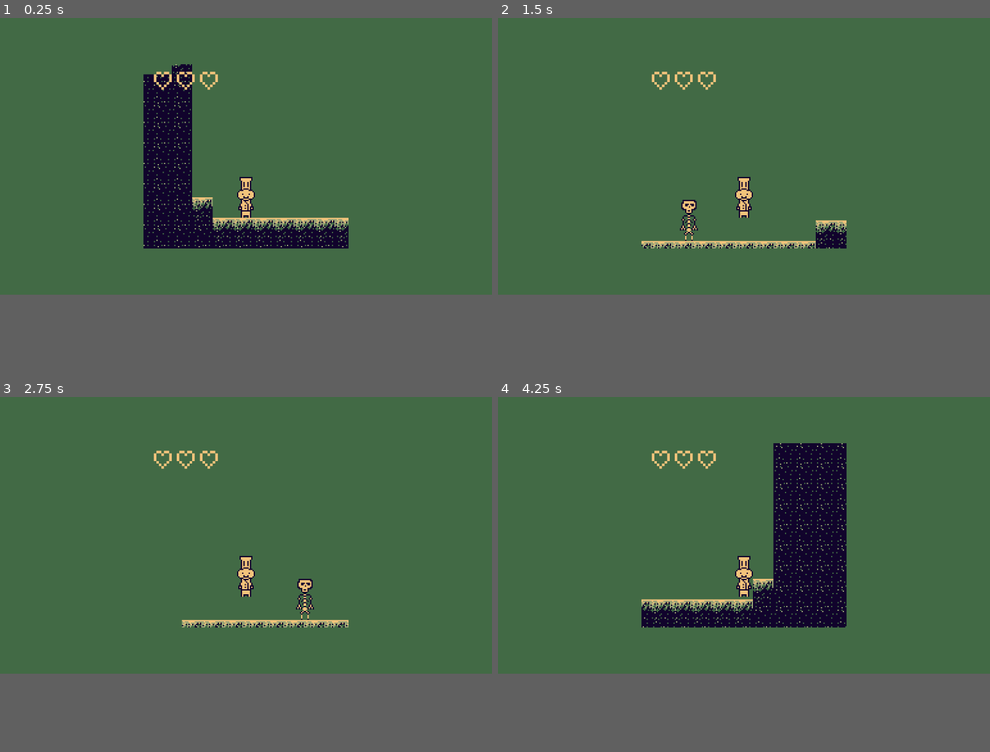
Above: before the commit, frames 1-4 (two rows, left to right).
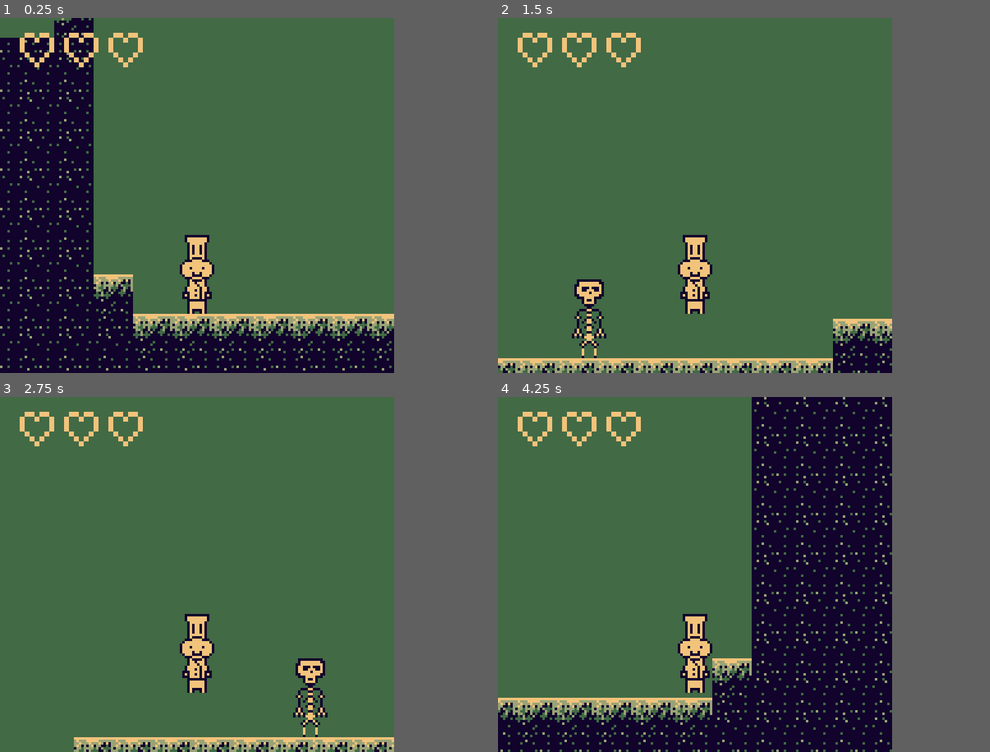
Above: after the commit, the same moments.

Repository: alexmat2on/gbjam-12
Game: Godot game, scene res://components/game/game.tscn
The game is run twice, just before and just after one commit, with the same random seed, the same clock (stepped at 60 frames per second) and the same inputs. Before the commit the project starts from res://root.tscn.
Inputs:
- Up to frame 1 (0.25 s): no input
- Up to frame 2 (1.5 s): tap Enter at 0.5 s; hold W (up) 0.53-1.28 s; hold D (right) from 0.53 s (still down); tap W (up) at 1.35 s
- Up to frame 3 (2.75 s): tap W (up) at 1.52, 1.82 s; release D (right) at 2.03 s; hold A (left) from 2.03 s (still down); hold W (up) from 2.03 s (still down)
- Up to frame 4 (4.25 s): release A (left) at 2.78 s; release W (up) at 2.78 s; hold D (right) from 2.78 s (still down); tap W (up) at 2.85, 3.02, 3.32 s; hold W (up) from 3.53 s (still down)
In our replay, the window is 799x449 before the commit and 640x576 after it. These sizes can differ from the game's own. Grey fills any space a smaller window leaves; there, only what the larger window draws over its background counts as a difference.

The runs differ from the first frame. In frame 1, 29% of the frame differs, in the area x 0-81%, y 0-100%; in frame 2, 8.4%; in frame 3, 6.2%; in frame 4, 24%.

Commit message:
fixed global viewport to avoid the need for background color and custom subviewport

Diff:
--- a/godot/components/game/GameViewportContainer.gd
+++ /dev/null
@@ -1,15 +0,0 @@
-extends SubViewportContainer
-
-const gameboy_rezz = Vector2(160, 144)
-const scale_factor = 3
-
-# Called every frame. 'delta' is the elapsed time since the previous frame.
-func _process(_delta):
-	# position the subviewport to the center of the window
-	size = gameboy_rezz
-	scale = Vector2(scale_factor, scale_factor)
-	var vp := get_viewport_rect().size
-
-	# positioning is relative to the top-left corner of the node
-	var centered := vp / 2 - (size * scale / 2)
-	set_global_position(centered)
--- a/godot/components/game/game.tscn
+++ b/godot/components/game/game.tscn
@@ -1,10 +1,12 @@
-[gd_scene load_steps=8 format=4 uid="uid://dyaci2ciwkxfh"]
+[gd_scene load_steps=10 format=4 uid="uid://dyaci2ciwkxfh"]
 
 [ext_resource type="PackedScene" uid="uid://d1cbw1acmg7nt" path="res://components/skeleton/skeleton.tscn" id="1_25xm7"]
 [ext_resource type="PackedScene" uid="uid://75n2j6mgpexf" path="res://components/player/player.tscn" id="1_jxhnh"]
 [ext_resource type="Texture2D" uid="uid://ddt0x3jt2sldy" path="res://assets/tiles.png" id="3_lhxll"]
 [ext_resource type="PackedScene" uid="uid://dqhymk434xpmh" path="res://components/ghost/ghost.tscn" id="3_tsgwt"]
 [ext_resource type="PackedScene" uid="uid://58x3fo260fua" path="res://components/zombie/zombie.tscn" id="5_kg0fl"]
+[ext_resource type="FontFile" uid="uid://dt07fim45khyb" path="res://assets/Early GameBoy.ttf" id="6_15wmi"]
+[ext_resource type="Script" path="res://healthbar.gd" id="7_uww2n"]
 
 [sub_resource type="TileSetAtlasSource" id="TileSetAtlasSource_60vbj"]
 texture = ExtResource("3_lhxll")
@@ -38,3 +40,15 @@
 
 [node name="Zombie" parent="." instance=ExtResource("5_kg0fl")]
 position = Vector2(369, -37)
+
+[node name="CanvasLayer" type="CanvasLayer" parent="."]
+
+[node name="RichTextLabel" type="RichTextLabel" parent="CanvasLayer"]
+clip_contents = false
+offset_right = 100.0
+offset_bottom = 50.0
+size_flags_horizontal = 3
+theme_override_colors/default_color = Color(0.94902, 0.764706, 0.482353, 1)
+theme_override_fonts/normal_font = ExtResource("6_15wmi")
+scroll_active = false
+script = ExtResource("7_uww2n")
--- a/godot/project.godot
+++ b/godot/project.godot
@@ -11,7 +11,7 @@
 [application]
 
 config/name="gbjam-12"
-run/main_scene="res://root.tscn"
+run/main_scene="res://components/game/game.tscn"
 config/features=PackedStringArray("4.3", "Forward Plus")
 boot_splash/image="res://assets/splash.png"
 
@@ -21,6 +21,13 @@
 RecipeUtils="*res://components/cooking/RecipeUtils.gd"
 Kitchen="*res://components/cooking/Kitchen.gd"
 PlayerVariables="*res://components/player/PlayerVariables.gd"
+
+[display]
+
+window/size/viewport_width=160
+window/size/viewport_height=144
+window/size/mode=2
+window/stretch/mode="viewport"
 
 [filesystem]
 
--- a/godot/root.tscn
+++ /dev/null
@@ -1,56 +0,0 @@
-[gd_scene load_steps=5 format=3 uid="uid://bhduax5jl1o5r"]
-
-[ext_resource type="Script" path="res://components/game/GameViewportContainer.gd" id="1_36d7k"]
-[ext_resource type="PackedScene" uid="uid://dyaci2ciwkxfh" path="res://components/game/game.tscn" id="1_jq1mj"]
-[ext_resource type="FontFile" uid="uid://dt07fim45khyb" path="res://assets/Early GameBoy.ttf" id="3_j65kc"]
-[ext_resource type="Script" path="res://healthbar.gd" id="3_jvl8a"]
-
-[node name="Root" type="Control"]
-layout_mode = 3
-anchors_preset = 15
-anchor_right = 1.0
-anchor_bottom = 1.0
-grow_horizontal = 2
-grow_vertical = 2
-size_flags_horizontal = 6
-size_flags_vertical = 6
-
-[node name="ColorRect" type="ColorRect" parent="."]
-layout_mode = 1
-anchors_preset = 15
-anchor_right = 1.0
-anchor_bottom = 1.0
-grow_horizontal = 2
-grow_vertical = 2
-size_flags_horizontal = 3
-size_flags_vertical = 3
-color = Color(0.258824, 0.415686, 0.270588, 1)
-
-[node name="GameViewportContainer" type="SubViewportContainer" parent="."]
-texture_filter = 1
-clip_contents = true
-layout_mode = 0
-offset_right = 160.0
-offset_bottom = 144.0
-scale = Vector2(3, 3)
-script = ExtResource("1_36d7k")
-
-[node name="SubViewport" type="SubViewport" parent="GameViewportContainer"]
-handle_input_locally = false
-canvas_item_default_texture_filter = 0
-size = Vector2i(160, 144)
-render_target_update_mode = 4
-
-[node name="Game" parent="GameViewportContainer/SubViewport" instance=ExtResource("1_jq1mj")]
-
-[node name="CanvasLayer" type="CanvasLayer" parent="GameViewportContainer/SubViewport"]
-
-[node name="RichTextLabel" type="RichTextLabel" parent="GameViewportContainer/SubViewport/CanvasLayer"]
-clip_contents = false
-offset_right = 100.0
-offset_bottom = 50.0
-size_flags_horizontal = 3
-theme_override_colors/default_color = Color(0.94902, 0.764706, 0.482353, 1)
-theme_override_fonts/normal_font = ExtResource("3_j65kc")
-scroll_active = false
-script = ExtResource("3_jvl8a")
